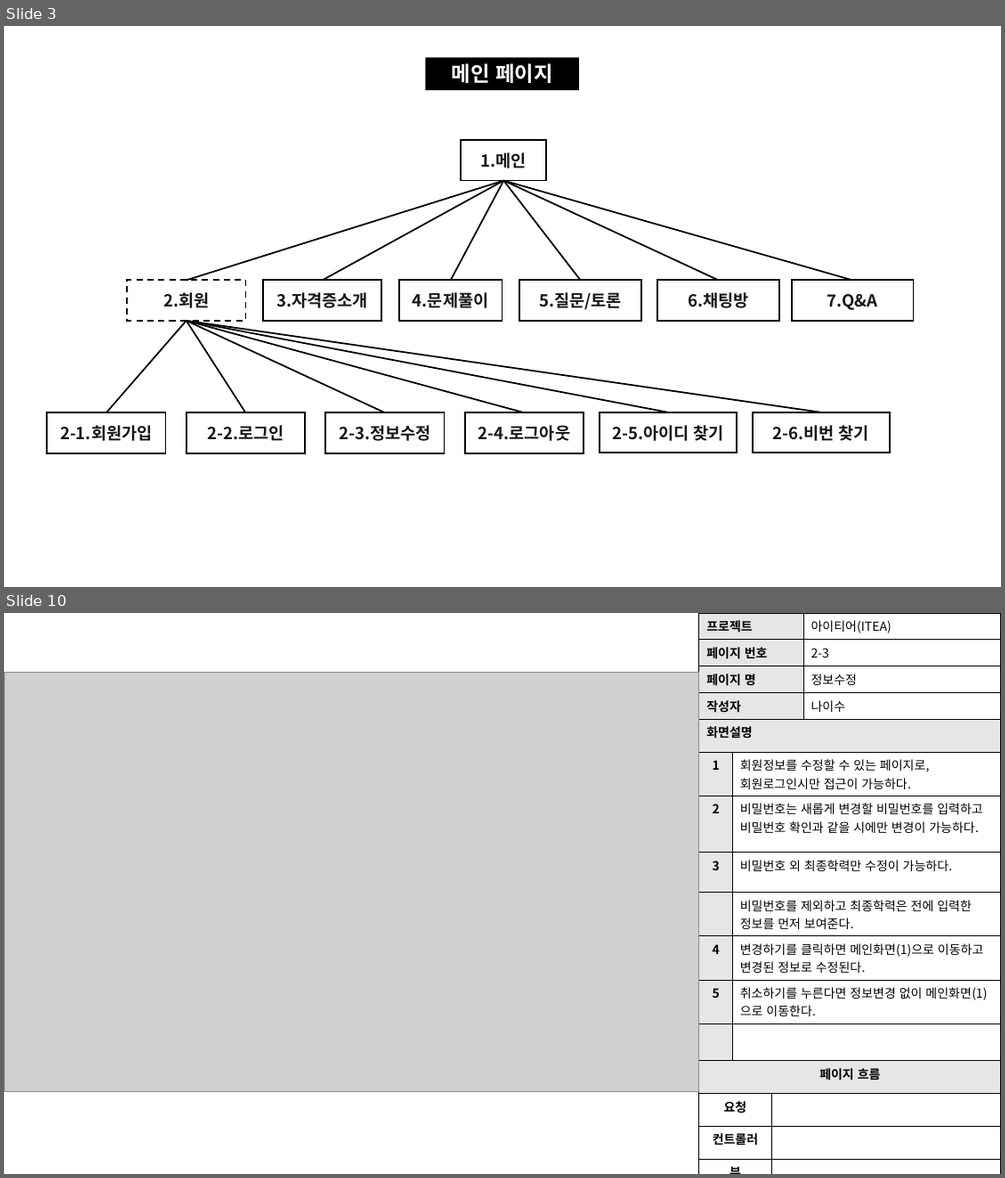
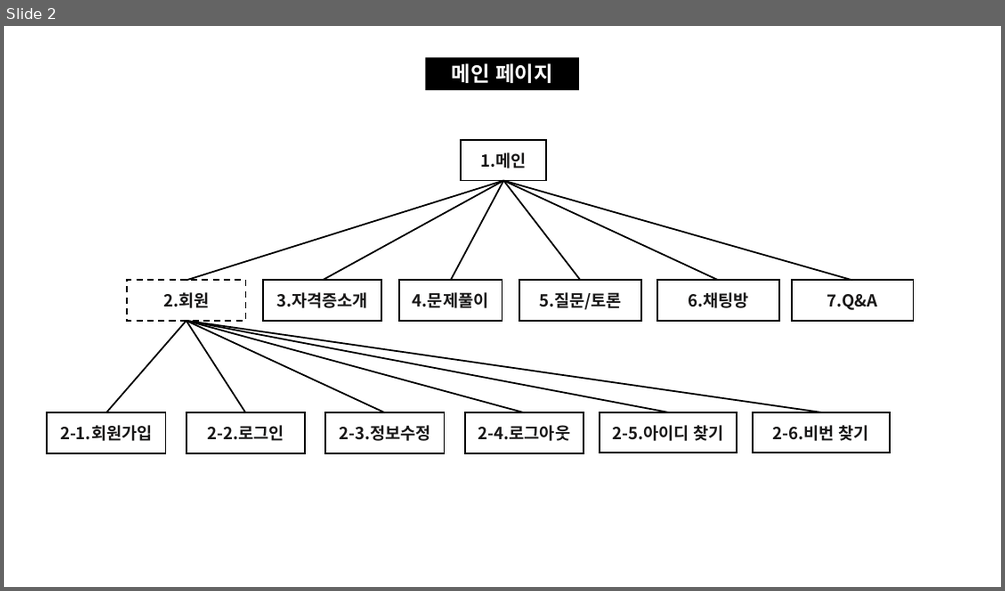
Before and after one commit to skwls2087/itea, a slide deck: 추가자료/스토리보드/스토리보드.pptx. Shown one above the other, each under a label of ours: slides 3 and 10 before the commit, slide 2 after it; the slides between them are not shown. The pictures are 1005x1178 and 1005x591 pixels, drawn with LibreOffice and Linux fonts; fonts in the diff are those of the drawing; grey boxes stand for pictures. Boxes give left, top, right and bottom in pixels: in the first picture for what was removed or moved away, otherwise in the second. Text is boxed around its words. In the diff, an @@ line names an element or a change of style, - is before the commit and + after.

```diff
--- a/추가자료/스토리보드/스토리보드.pptx
+++ b/추가자료/스토리보드/스토리보드.pptx
@@ slide 10 removed at <box>4,613,1001,1174</box>, background #FFFFFF @@
@@ table removed at <box>699,613,1001,719</box>, 4 rows, 2 columns @@
-프로젝트 | 아이티어(ITEA)
-페이지 번호 | 2-3
-페이지 명 | 정보수정
-작성자 | 나이수
@@ picture removed at <box>4,672,699,1091</box> @@
@@ table removed at <box>699,719,1001,1174</box>, 12 rows, 3 columns @@
-화면설명 |  | 
-1 | 회원정보를 수정할 수 있는 페이지로, / 회원로그인시만 접근이 가능하다. | 
-2 | 비밀번호는 새롭게 변경할 비밀번호를 입력하고 비밀번호 확인과 같을 시에만 변경이 가능하다. | 
-3 | 비밀번호 외 최종학력만 수정이 가능하다. | 
- | 비밀번호를 제외하고 최종학력은 전에 입력한 정보를 먼저 보여준다. | 
-4 | 변경하기를 클릭하면 메인화면(1)으로 이동하고 변경된 정보로 수정된다. | 
-5 | 취소하기를 누른다면 정보변경 없이 메인화면(1)으로 이동한다. | 
- |  | 
-페이지 흐름 |  | 
-요청 |  | 
-컨트롤러 |  | 
-뷰 |  | 
@@ what was slide 3 is now slide 2 @@
```
Also in this commit, not shown: 3 slides changed, 15 other slides removed, 23 other files.
